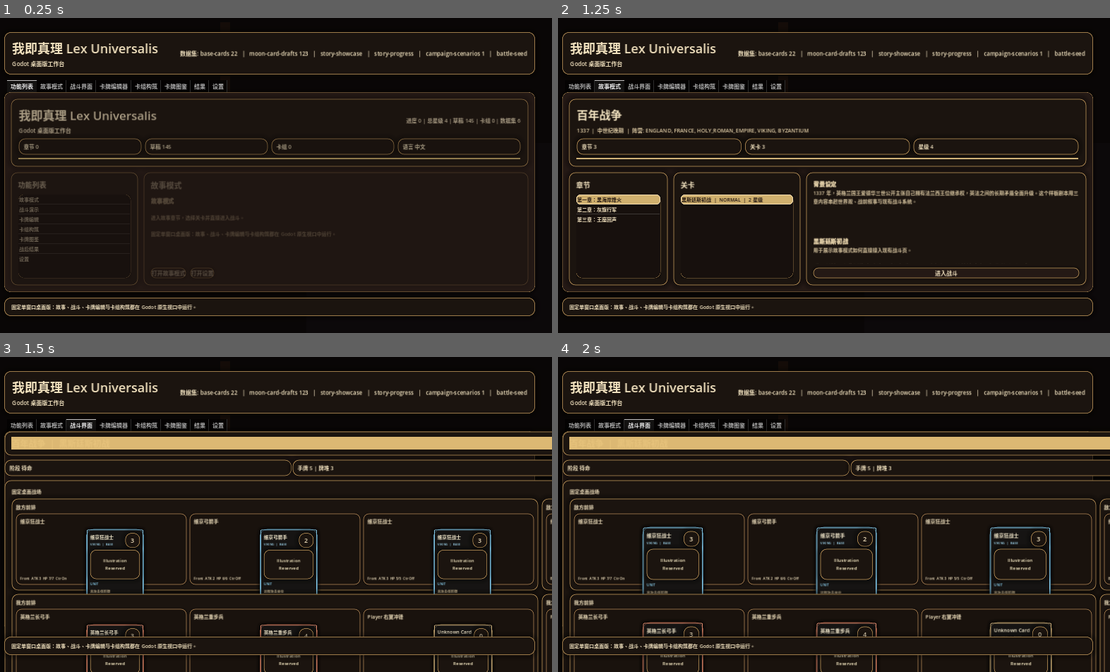
Above: before the commit, frames 1-4 (two rows, left to right).
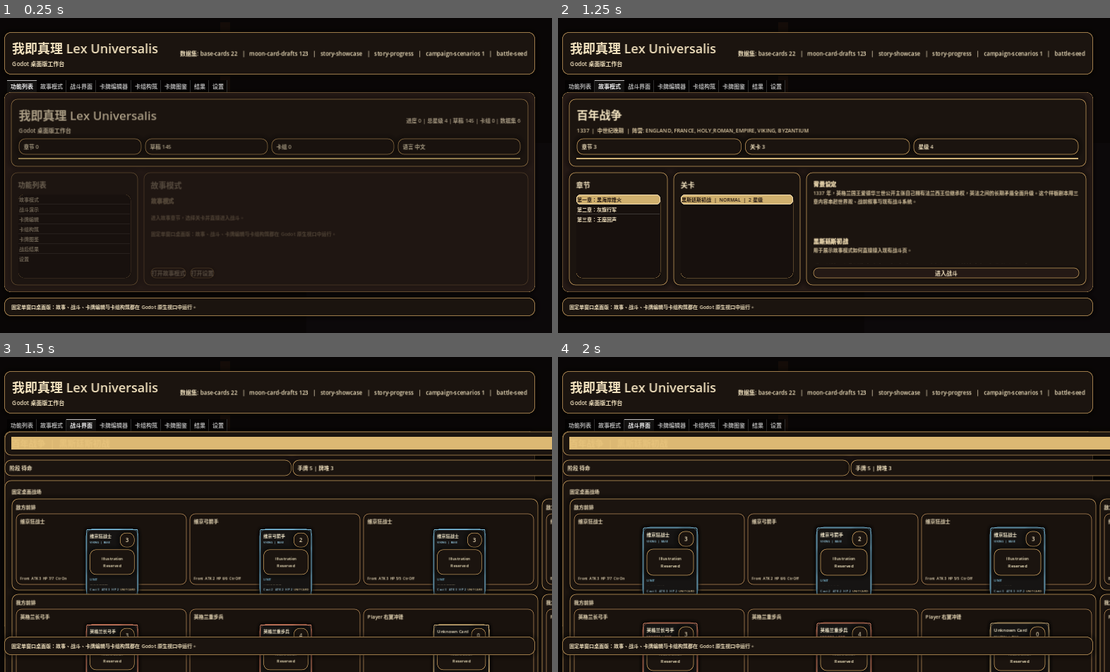
Above: after the commit, the same moments.

Repository: emptyinkpot/Lex-Universalis
Game: Godot game, scene res://scenes/Main.tscn
Same seed, same stepped clock (60 frames per second), same inputs: the game is played once before the commit and once after it.
Inputs:
- Up to frame 1 (0.25 s): no input
- Up to frame 2 (1.25 s): click "打开故事模式" at 0.5 s
- Up to frame 3 (1.5 s): click "进入战斗" at 1.25 s
- Up to frame 4 (2 s): no input

Frames 1-2 are identical in both runs. In frame 3, 3.2% of the frame differs, in the area x 15-90%, y 54-100%; in frame 4, 2.8%.
Error in both runs: Invalid assignment of property or key 'scale' with value of type 'Vector2' on a base object of type 'Nil'. (res://scripts/battle_scene.gd:946)

Commit message:
fix: simplify compact card grid motion

Diff:
--- a/godot/scenes/cards/CardEditorScene.tscn
+++ b/godot/scenes/cards/CardEditorScene.tscn
@@ -281,7 +281,7 @@
 
 [node name="LibraryGrid" type="GridContainer" parent="Padding/Root/Content/LibraryPanel/LibraryPadding/LibraryBody/LibraryGridScroll"]
 layout_mode = 2
-columns = 3
+columns = 4
 theme_override_constants/h_separation = 12
 theme_override_constants/v_separation = 12
 
--- a/godot/scenes/deck/DeckBuilderScene.tscn
+++ b/godot/scenes/deck/DeckBuilderScene.tscn
@@ -233,7 +233,7 @@
 
 [node name="PoolGrid" type="GridContainer" parent="Padding/Root/Content/LibraryColumn/PoolPanel/PoolPadding/PoolBody/PoolGridScroll"]
 layout_mode = 2
-columns = 3
+columns = 4
 theme_override_constants/h_separation = 12
 theme_override_constants/v_separation = 12
 
@@ -263,6 +263,6 @@
 
 [node name="DeckGrid" type="GridContainer" parent="Padding/Root/Content/LibraryColumn/DeckPanel/DeckPadding/DeckBody/DeckGridScroll"]
 layout_mode = 2
-columns = 3
+columns = 4
 theme_override_constants/h_separation = 12
 theme_override_constants/v_separation = 12
--- a/godot/scripts/card_node.gd
+++ b/godot/scripts/card_node.gd
@@ -16,7 +16,7 @@
 var hover_target_modulate := Color.WHITE
 
 const FULL_CARD_SIZE := Vector2(220, 308)
-const COMPACT_CARD_SIZE := Vector2(160, 224)
+const COMPACT_CARD_SIZE := Vector2(144, 202)
 
 func _ready() -> void:
 	mouse_entered.connect(_on_mouse_entered)
@@ -83,8 +83,9 @@
 	is_selected = value
 	_apply_selected_state(value)
 	if not is_dragging:
-		hover_target_position = base_position + Vector2(0, -20 if value else 0)
-		hover_target_scale = Vector2.ONE * (1.04 if value else 1.0)
+		var lift := 0.0 if is_compact else (-20.0 if value else 0.0)
+		hover_target_position = base_position + Vector2(0, lift)
+		hover_target_scale = Vector2.ONE * (1.0 if is_compact else (1.04 if value else 1.0))
 		hover_target_rotation = 0.0
 		hover_target_modulate = Color(1, 1, 1, 1.0)
 
@@ -117,16 +118,16 @@
 		body.add_theme_constant_override("separation", 6)
 		header.add_theme_constant_override("separation", 8)
 		title_block.add_theme_constant_override("separation", 2)
-		illustration.custom_minimum_size = Vector2(0, 88)
+		illustration.custom_minimum_size = Vector2(0, 76)
 		footer.add_theme_constant_override("separation", 6)
-		title_label.add_theme_font_size_override("font_size", 14)
-		meta_label.add_theme_font_size_override("font_size", 9)
-		cost_label.add_theme_font_size_override("font_size", 18)
-		art_label.add_theme_font_size_override("font_size", 13)
-		type_label.add_theme_font_size_override("font_size", 10)
-		description_label.add_theme_font_size_override("normal_font_size", 10)
-		stat_label.add_theme_font_size_override("font_size", 10)
-		tag_label.add_theme_font_size_override("font_size", 9)
+		title_label.add_theme_font_size_override("font_size", 13)
+		meta_label.add_theme_font_size_override("font_size", 8)
+		cost_label.add_theme_font_size_override("font_size", 16)
+		art_label.add_theme_font_size_override("font_size", 12)
+		type_label.add_theme_font_size_override("font_size", 9)
+		description_label.add_theme_font_size_override("normal_font_size", 9)
+		stat_label.add_theme_font_size_override("font_size", 9)
+		tag_label.add_theme_font_size_override("font_size", 8)
 	else:
 		custom_minimum_size = FULL_CARD_SIZE
 		padding.add_theme_constant_override("margin_left", 14)
@@ -177,15 +178,15 @@
 		_update_hover_tilt(event.position)
 
 func _on_mouse_entered() -> void:
-	var target_position := base_position + Vector2(0, -18 if not is_selected else -28)
+	var target_position := base_position + Vector2(0, 0 if is_compact else (-18 if not is_selected else -28))
 	hover_target_position = target_position
-	hover_target_scale = Vector2.ONE * (1.03 if not is_selected else 1.05)
+	hover_target_scale = Vector2.ONE * (1.0 if is_compact else (1.03 if not is_selected else 1.05))
 	hover_target_rotation = rotation
 	hover_target_modulate = Color(1, 1, 1, 1.0)
 
 func _on_mouse_exited() -> void:
-	hover_target_position = base_position + Vector2(0, -20 if is_selected else 0)
-	hover_target_scale = Vector2.ONE * (1.04 if is_selected else 1.0)
+	hover_target_position = base_position + Vector2(0, 0 if is_compact else (-20 if is_selected else 0))
+	hover_target_scale = Vector2.ONE * (1.0 if is_compact else (1.04 if is_selected else 1.0))
 	hover_target_rotation = 0.0
 	hover_target_modulate = Color(1, 1, 1, 1.0)
 
@@ -204,6 +205,9 @@
 	modulate = modulate.lerp(hover_target_modulate, minf(1.0, delta * 12.0))
 
 func _update_hover_tilt(mouse_position: Vector2) -> void:
+	if is_compact:
+		hover_target_rotation = 0.0
+		return
 	var center: Vector2 = size * 0.5
 	if center == Vector2.ZERO:
 		return
